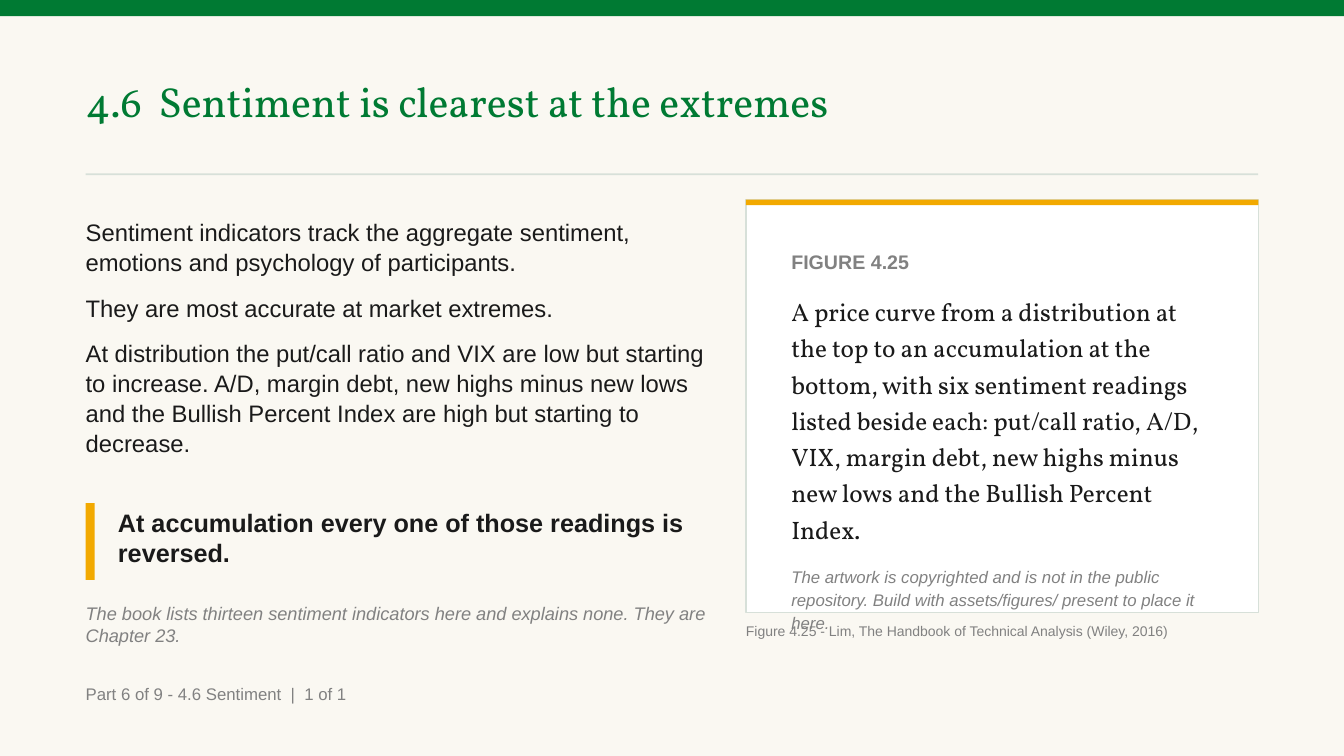
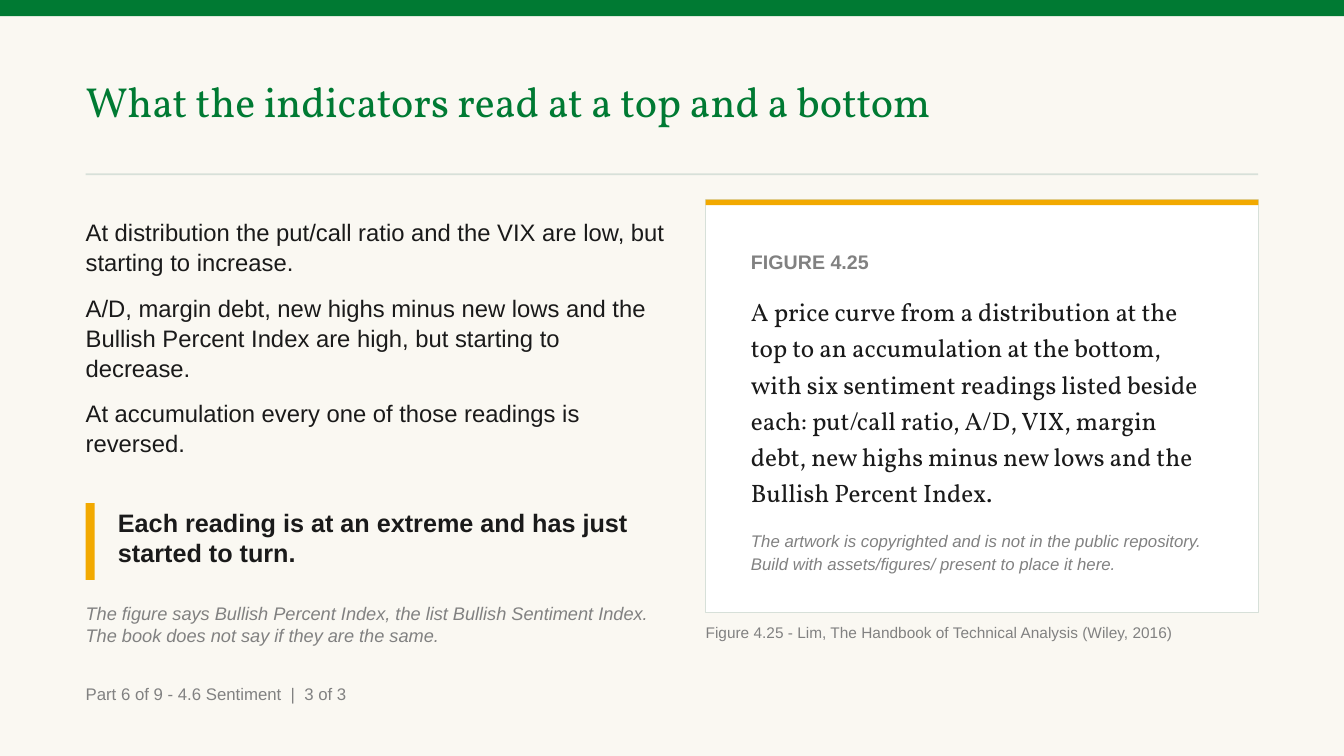
Before and after one commit to benjiesotelo-sudo/Telos_FIN1209, a slide deck: slide 62 of chapter-04/FIN1209-Chapter-04.pptx (slide 35 before the commit). Drawn at 1344x756 pixels with LibreOffice and Linux fonts; fonts in the diff are those of the drawing. Boxes give left, top, right and bottom in pixels: in the first picture for what was removed or moved away, otherwise in the second. Text is boxed around its words. In the diff, an @@ line names an element or a change of style, - is before the commit and + after.

Commit message:
Revise Chapter 4 after the instructor's review: a picture beside every idea
The instructor opened the first build, 46 slides, and sent it back for three
reasons. This is the second build, 79 slides and 136 minutes at the
calibrated rate, against 188 and 219 for Chapter 3.

1. Slides with no picture could not be taught from. Every teaching slide but
   one now has a picture beside it: a book figure where the book has one,
   otherwise one of eighteen charts of our own, lettered A to R. Ten of them
   carry section 4.1, where the book spends three pages on who buys and who
   sells in each phase with no figure at all.

2. A check showed its answer on the question slide, which cannot be
   presented. Every check is a question slide and then a reveal slide again,
   as in Chapters 1 to 3, and the same-slide renderer is removed from
   deckkit.

3. It taught less than the book does. All 32 of the book's figures are now
   placed, each with what the book says about it, against 19 before.
   Section 4.2 teaches every one of the book's pattern lists, with the
   shapes sketched from the one line descriptions in the book's own Chapter
   13, and the book's worked example of one ascending triangle in three
   locations. Eleven checks, up from eight.

Where a section uses a tool the book has not taught yet, the slide stops
where the book stops and says so in a caption.

chartkit gains two forms, annotated and gallery, drawn at the size of a
Pair's picture column. Both editions of Chapters 1 to 3 rebuild byte for
byte and their six PDFs are identical by text.

The committed deck embeds exactly the eighteen charts this build drew and a
placeholder for every book figure.

```diff
--- a/chapter-04/FIN1209-Chapter-04.pptx
+++ b/chapter-04/FIN1209-Chapter-04.pptx
@@ text at (x1=86, y1=87, x2=930, y2=128): text changed @@
-4.6 Sentiment is clearest at the extremes
+What the indicators read at a top and a bottom
@@ rectangle resized from (x1=746, y1=200, x2=1258, y2=613) to (x1=706, y1=200, x2=1258, y2=613) @@
@@ rectangle resized from (x1=746, y1=200, x2=1258, y2=206) to (x1=706, y1=200, x2=1258, y2=206) @@
@@ text at (x1=86, y1=223, x2=664, y2=453): text changed @@
-Sentiment indicators track the aggregate sentiment, emotions and psychology of participants.
-They are most accurate at market extremes.
-At distribution the put/call ratio and VIX are low but starting to increase. A/D, margin debt, new highs minus new lows and the Bullish Percent Index are high but starting to decrease.
+At distribution the put/call ratio and the VIX are low, but starting to increase.
+A/D, margin debt, new highs minus new lows and the Bullish Percent Index are high, but starting to decrease.
+At accumulation every one of those readings is reversed.
@@ text "FIGURE 4.25" rewrapped from (x1=791, y1=255, x2=1198, y2=634) to (x1=751, y1=255, x2=1201, y2=574) @@
@@ text at (x1=118, y1=513, x2=628, y2=563): text changed @@
-At accumulation every one of those readings is reversed.
+Each reading is at an extreme and has just started to turn.
@@ text at (x1=86, y1=607, x2=647, y2=646): text changed @@
-The book lists thirteen sentiment indicators here and explains none. They are Chapter 23.
+The figure says Bullish Percent Index, the list Bullish Sentiment Index. The book does not say if they are the same.
@@ text "Figure 4.25 - Lim, The ..." moved from (x1=746, y1=625, x2=1168, y2=639) to (x1=706, y1=627, x2=1172, y2=641) @@
@@ text "Figure 4.25 - Lim, The ..." at (x1=706, y1=627, x2=1172, y2=641): size 10 to 11 pt @@
@@ text at (x1=86, y1=688, x2=346, y2=700): text changed @@
-Part 6 of 9 - 4.6 Sentiment | 1 of 1
+Part 6 of 9 - 4.6 Sentiment | 3 of 3
```
Also in this commit, not shown: 40 other slides changed, 33 slides added, 10 other files.
